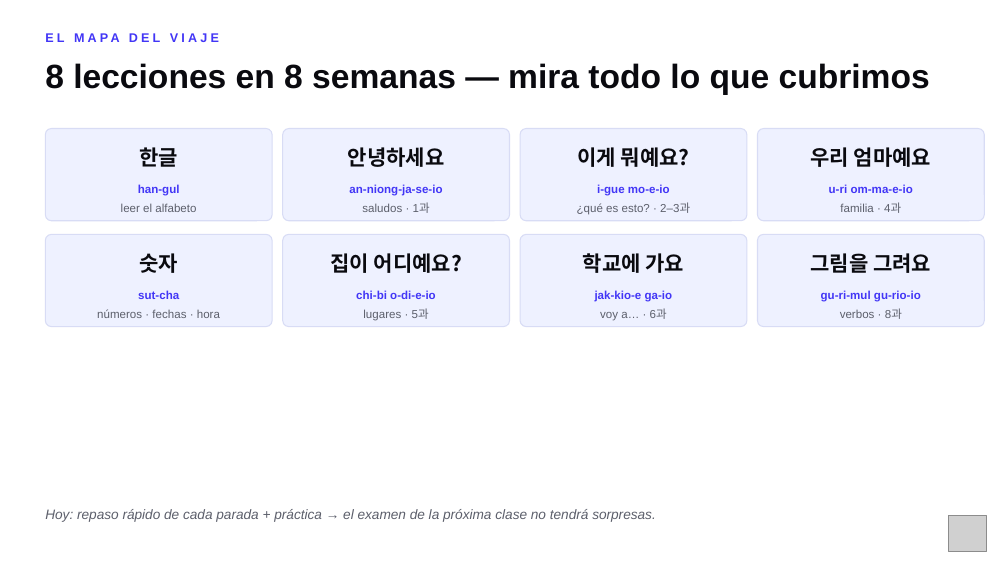
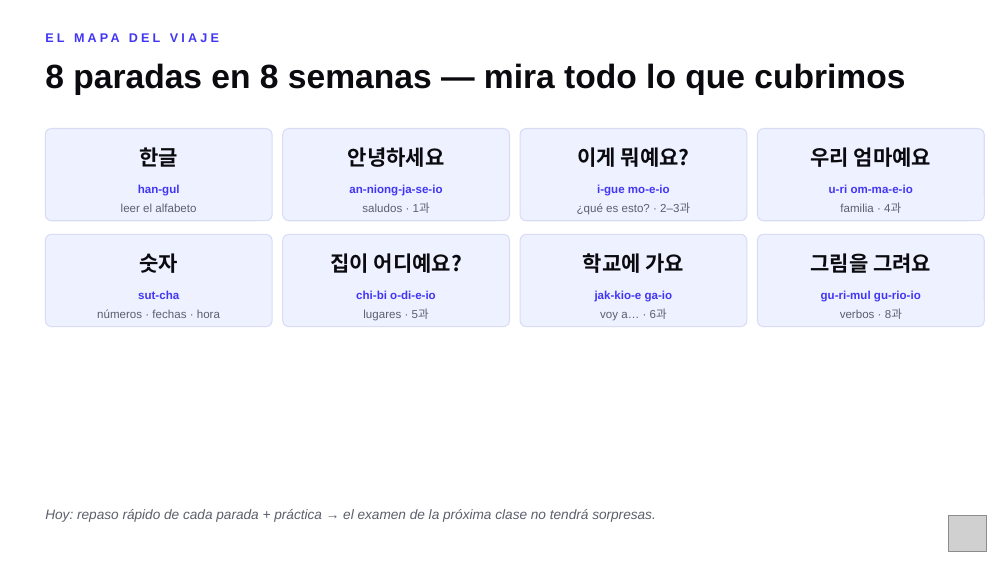
Before and after one commit to academiaseul/ACADEMIASEULWEB, a slide deck: slide 2 of A1_Nivel_1/Repaso_MidTerm_A1.pptx. Drawn at 1008x567 pixels with LibreOffice and Linux fonts; fonts in the diff are those of the drawing; grey boxes stand for pictures. Boxes give left, top, right and bottom in pixels: in the first picture for what was removed or moved away, otherwise in the second. Text is boxed around its words. In the diff, an @@ line names an element or a change of style, - is before the commit and + after.

```diff
--- a/A1_Nivel_1/Repaso_MidTerm_A1.pptx
+++ b/A1_Nivel_1/Repaso_MidTerm_A1.pptx
@@ text at (x1=45, y1=63, x2=905, y2=95): text changed @@
-8 lecciones en 8 semanas — mira todo lo que cubrimos
+8 paradas en 8 semanas — mira todo lo que cubrimos
```
Also in this commit, not shown: 13 other slides changed, 14 slides added, 3 other files.
